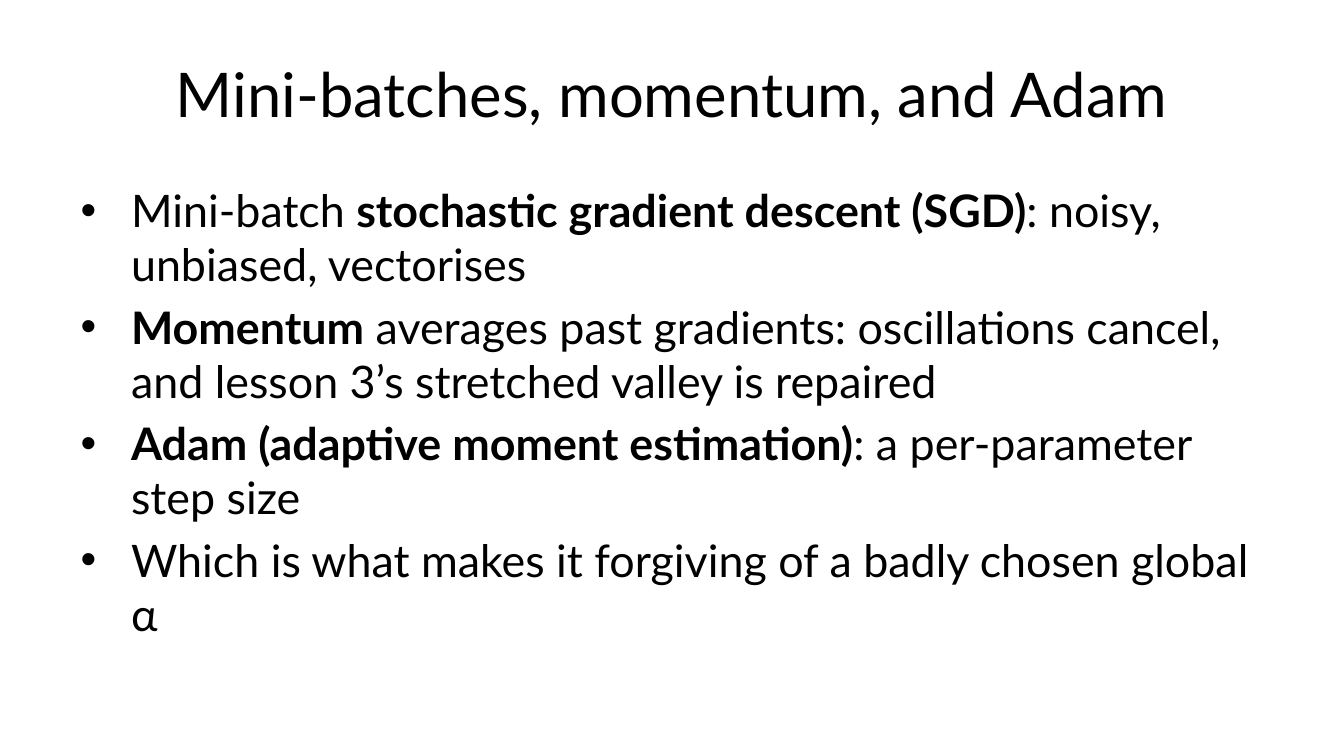
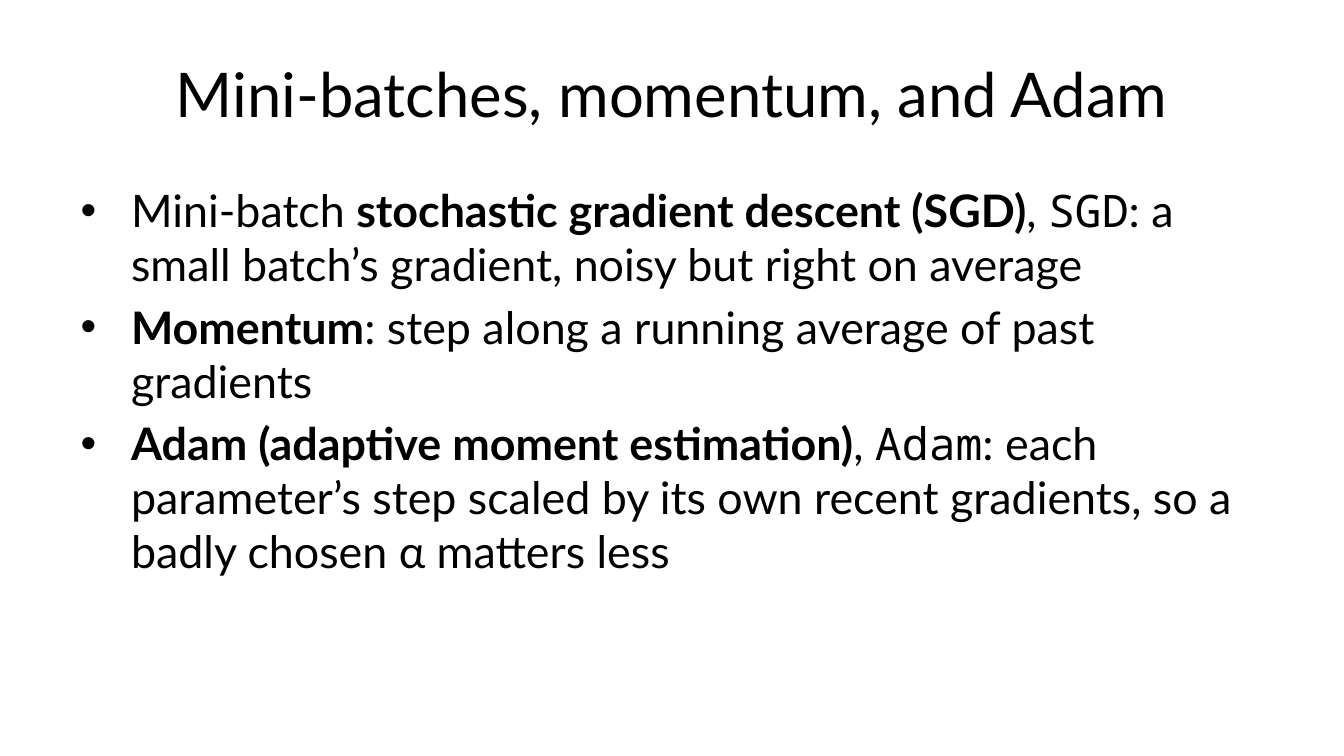
Before and after one commit to fabioantonini/technologies-for-artificial-intelligence, a slide deck: slide 60 of Lessons/09_neural_networks/Slides/neural_networks_slides.pptx. Drawn at 1344x756 pixels with LibreOffice and Linux fonts; fonts in the diff are those of the drawing; background and template pictures are left out. Boxes give left, top, right and bottom in pixels: in the first picture for what was removed or moved away, otherwise in the second. Text is boxed around its words. In the diff, an @@ line names an element or a change of style, - is before the commit and + after.

```diff
--- a/Lessons/09_neural_networks/Slides/neural_networks_slides.pptx
+++ b/Lessons/09_neural_networks/Slides/neural_networks_slides.pptx
@@ text at (x1=131, y1=192, x2=1231, y2=576): text changed @@
-• Mini-batch stochastic gradient descent (SGD): noisy, unbiased, vectorises
-• Momentum averages past gradients: oscillations cancel, and lesson 3’s stretched valley is repaired
-• Adam (adaptive moment estimation): a per-parameter step size
-• Which is what makes it forgiving of a badly chosen global α
+• Mini-batch stochastic gradient descent (SGD), SGD: a small batch’s gradient, noisy but right on average
+• Momentum: step along a running average of past gradients
+• Adam (adaptive moment estimation), Adam: each parameter’s step scaled by its own recent gradients, so a badly chosen α matters less
```
Also in this commit, not shown: 21 other slides changed, 3 slides added, 3 slides removed, 10 other files.
